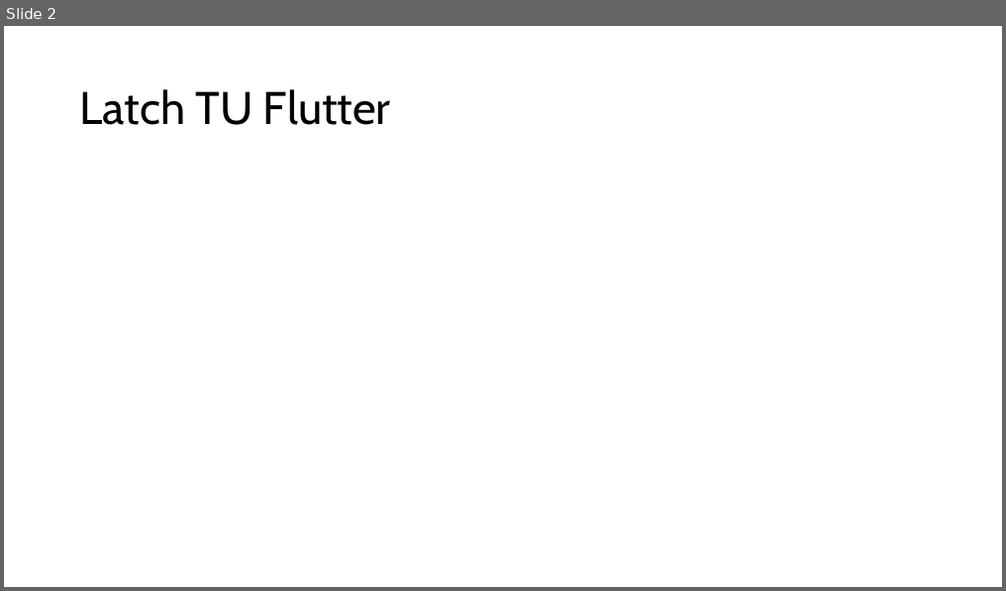
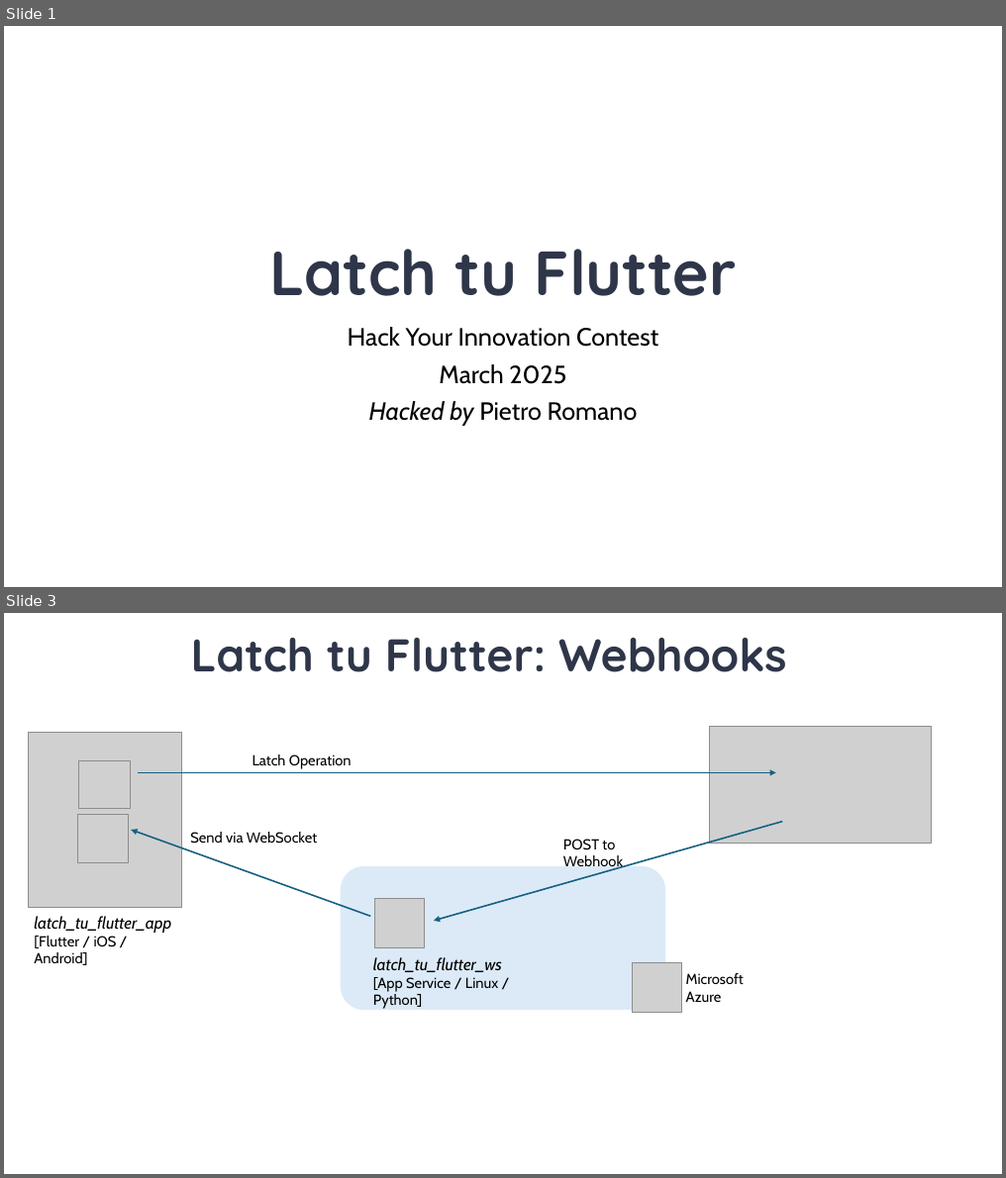
Before and after one commit to pietronromano/latch_tu_flutter, a slide deck: docs/Latch_tu_Flutter.pptx. Shown one above the other, each under a label of ours: slide 2 before the commit, slides 1 and 3 after it; the slides between them are not shown. The pictures are 1006x591 and 1006x1178 pixels, drawn with LibreOffice and Linux fonts; fonts in the diff are those of the drawing; grey boxes stand for pictures. Boxes give left, top, right and bottom in pixels: in the first picture for what was removed or moved away, otherwise in the second. Text is boxed around its words. In the diff, an @@ line names an element or a change of style, - is before the commit and + after.

Commit message:
updated Presentationwith Webhook diagram

```diff
--- a/docs/Latch_tu_Flutter.pptx
+++ b/docs/Latch_tu_Flutter.pptx
@@ slide 3 added at bbox=[4, 613, 1002, 1174], background #FFFFFF @@
@@ text added at bbox=[191, 638, 787, 672], 44 pt, text #2F3649, bold @@
+Latch tu Flutter: Webhooks
@@ picture added at bbox=[709, 726, 932, 843] @@
@@ picture added at bbox=[29, 732, 181, 907] @@
@@ picture added at bbox=[79, 761, 130, 808] @@
@@ text added at bbox=[252, 755, 351, 769], 14 pt, text #000000 @@
+Latch Operation
@@ arrow added from (138, 773) to (776, 773), #156082 1.5 pt @@
@@ picture added at bbox=[78, 814, 129, 862] @@
@@ arrow added from (371, 916) to (132, 830), #156082 1.5 pt @@
@@ text added at bbox=[190, 832, 317, 844], 14 pt, text #000000 @@
+Send via WebSocket
@@ arrow added from (782, 822) to (434, 921), #156082 1.5 pt @@
@@ text added at bbox=[563, 839, 623, 871], 14 pt, text #000000 @@
+POST to Webhook
@@ rounded rectangle added at bbox=[341, 866, 665, 1011], fill #DCEAF7 @@
@@ picture added at bbox=[375, 899, 425, 949] @@
@@ text added at bbox=[34, 916, 171, 965], 14 pt, text #000000 @@
+latch_tu_flutter_app
+[Flutter / iOS / Android]
@@ text added at bbox=[373, 958, 502, 1009], 14 pt, text #000000 @@
+latch_tu_flutter_ws
+[App Service / Linux / Python]
@@ picture added at bbox=[632, 963, 681, 1013] @@
@@ text added at bbox=[686, 973, 744, 1002], 14 pt, text #000000 @@
+Microsoft
+Azure
@@ what was slide 2 is now slide 1 @@
@@ slide 1 changed as well @@
@@ title "Latch tu Flutter" at bbox=[269, 249, 737, 296]: vertical alignment middle to bottom @@
@@ title at bbox=[269, 249, 737, 296]: text changed; size 44 to 60 pt; font Cabin to Quicksand; text colour #000000 to #2F3649; bold on @@
-Latch TU Flutter
+Latch tu Flutter
@@ subtitle added at bbox=[348, 327, 658, 426], 24 pt, text #000000 @@
+Hack Your Innovation Contest
+March 2025
+Hacked by Pietro Romano
```
Also in this commit, not shown: 1 other slide changed, 1 other file.
